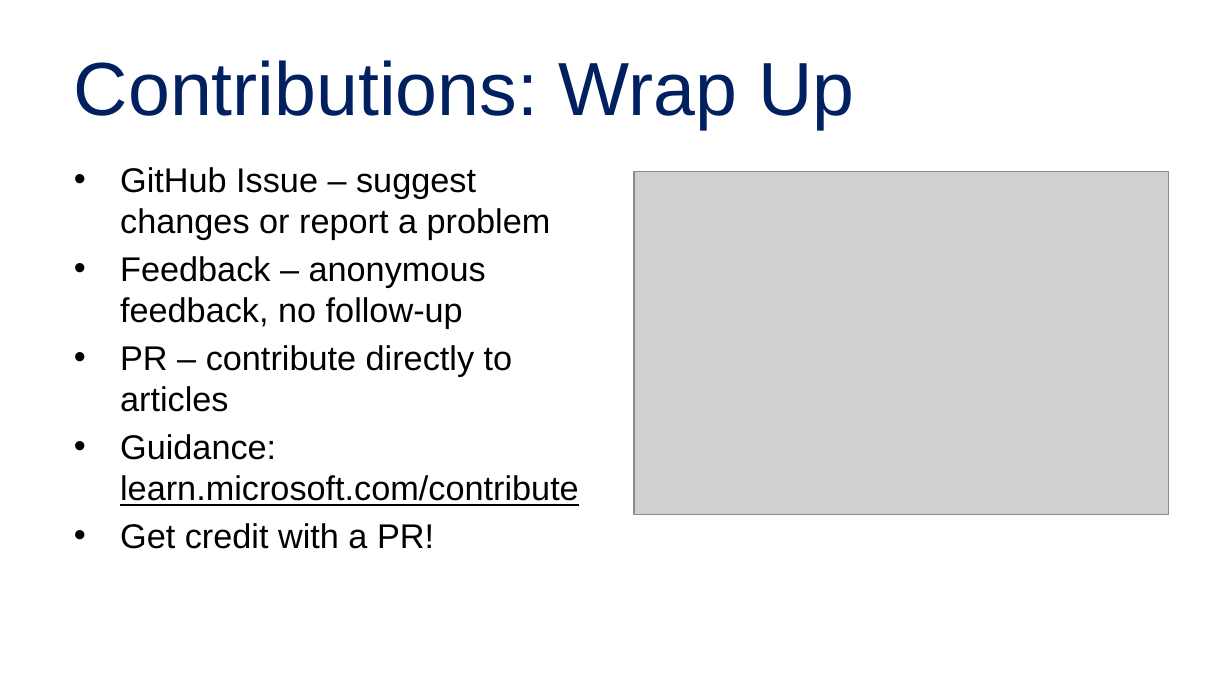
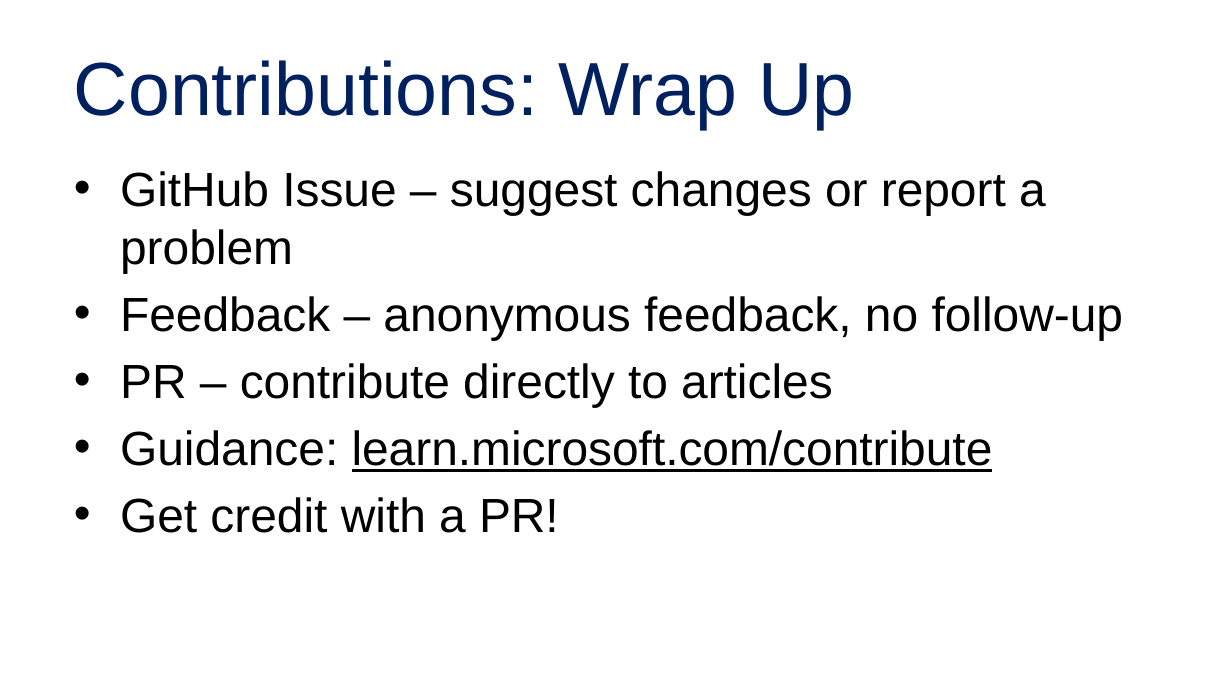
Before and after one commit to alvinashcraft/speaking, a slide deck: slide 15 of 2025/1116_VSLiveOrlando/Contributing to Learn/VSLive Orlando 25 - Become a MS Learn Contributor_AlvinAshcraft.pptx. Drawn at 1232x693 pixels with LibreOffice and Linux fonts; fonts in the diff are those of the drawing; grey boxes stand for pictures; background and template pictures are left out. Boxes give left, top, right and bottom in pixels: in the first picture for what was removed or moved away, otherwise in the second. Text is boxed around its words. In the diff, an @@ line names an element or a change of style, - is before the commit and + after.

Commit message:
Update Learn slides for Live360 Orlando 2025

```diff
--- a/2025/1116_VSLiveOrlando/Contributing to Learn/VSLive Orlando 25 - Become a MS Learn Contributor_AlvinAshcraft.pptx
+++ b/2025/1116_VSLiveOrlando/Contributing to Learn/VSLive Orlando 25 - Become a MS Learn Contributor_AlvinAshcraft.pptx
@@ text "GitHub Issue – suggest changes ..." at (120, 171, 1124, 533): size 20 to 28 pt; more space between paragraphs @@
@@ picture removed at (634, 172, 1169, 515) @@
```
Also in this commit, not shown: 14 other slides changed.
